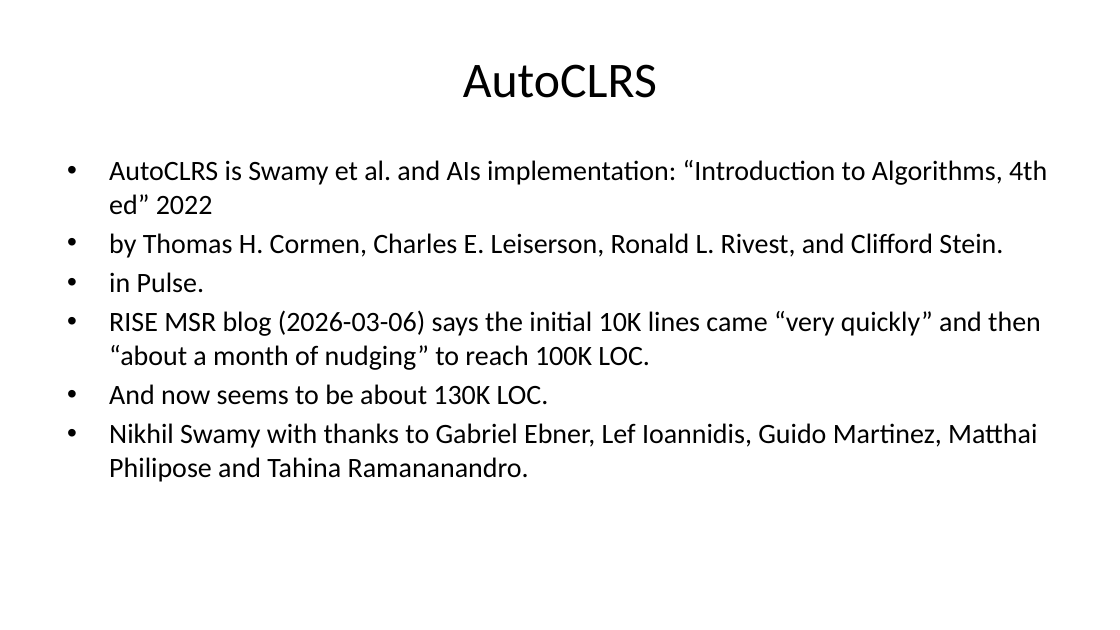
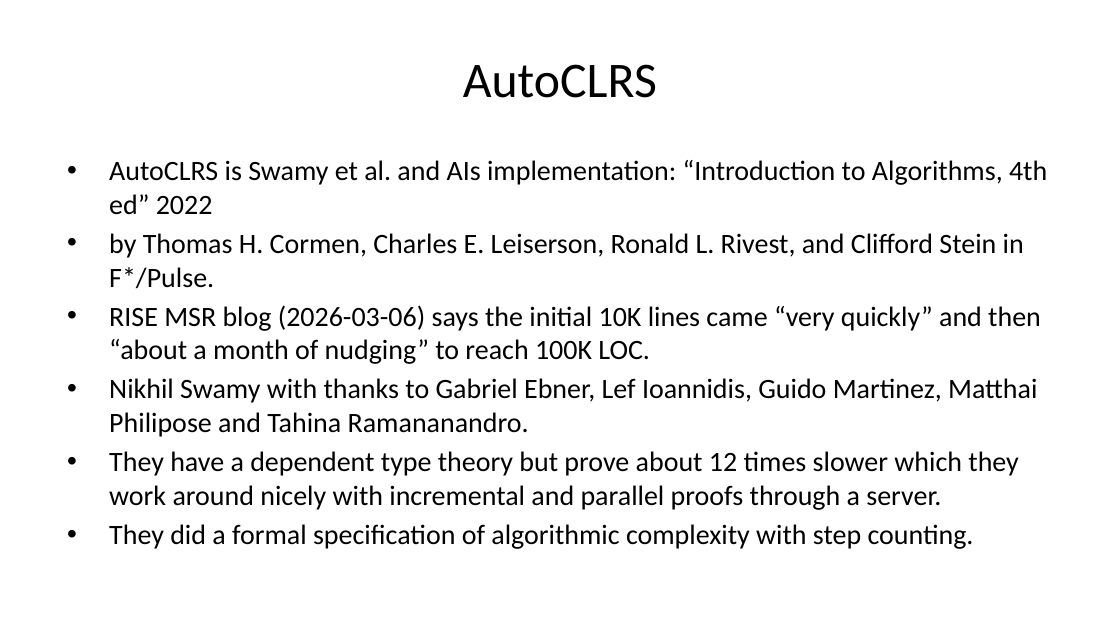
Before and after one commit to briangmilnes/APAS-VERUS, a slide deck: slide 34 of lectures/slidesAWS.pptx (slide 38 before the commit). Drawn at 1120x630 pixels with LibreOffice and Linux fonts; fonts in the diff are those of the drawing. Boxes give left, top, right and bottom in pixels: in the first picture for what was removed or moved away, otherwise in the second. Text is boxed around its words. In the diff, an @@ line names an element or a change of style, - is before the commit and + after.

```diff
--- a/lectures/slidesAWS.pptx
+++ b/lectures/slidesAWS.pptx
@@ text at bbox=[109, 233, 1024, 289]: text changed @@
-• by Thomas H. Cormen, Charles E. Leiserson, Ronald L. Rivest, and Clifford Stein.
-• in Pulse.
+• by Thomas H. Cormen, Charles E. Leiserson, Ronald L. Rivest, and Clifford Stein in F*/Pulse.
@@ text at bbox=[109, 384, 549, 405]: paragraph removed @@
-• And now seems to be about 130K LOC.
@@ text at bbox=[109, 451, 1018, 549]: paragraphs added @@
+• They have a dependent type theory but prove about 12 times slower which they work around nicely with incremental and parallel proofs through a server.
+• They did a formal specification of algorithmic complexity with step counting.
```
Also in this commit, not shown: 35 other slides changed, 8 slides added, 41 slides removed, 2 other files.
